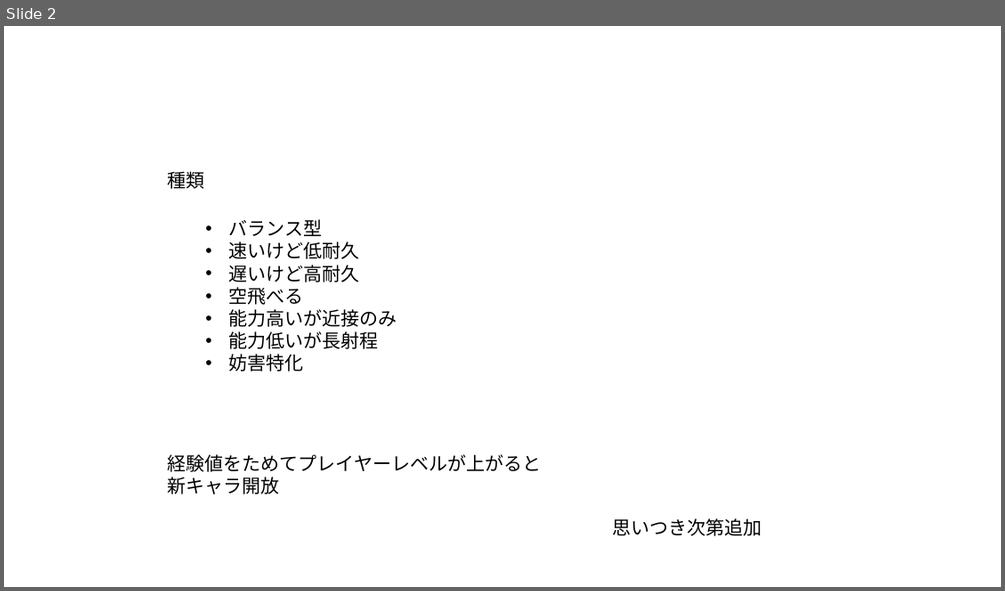
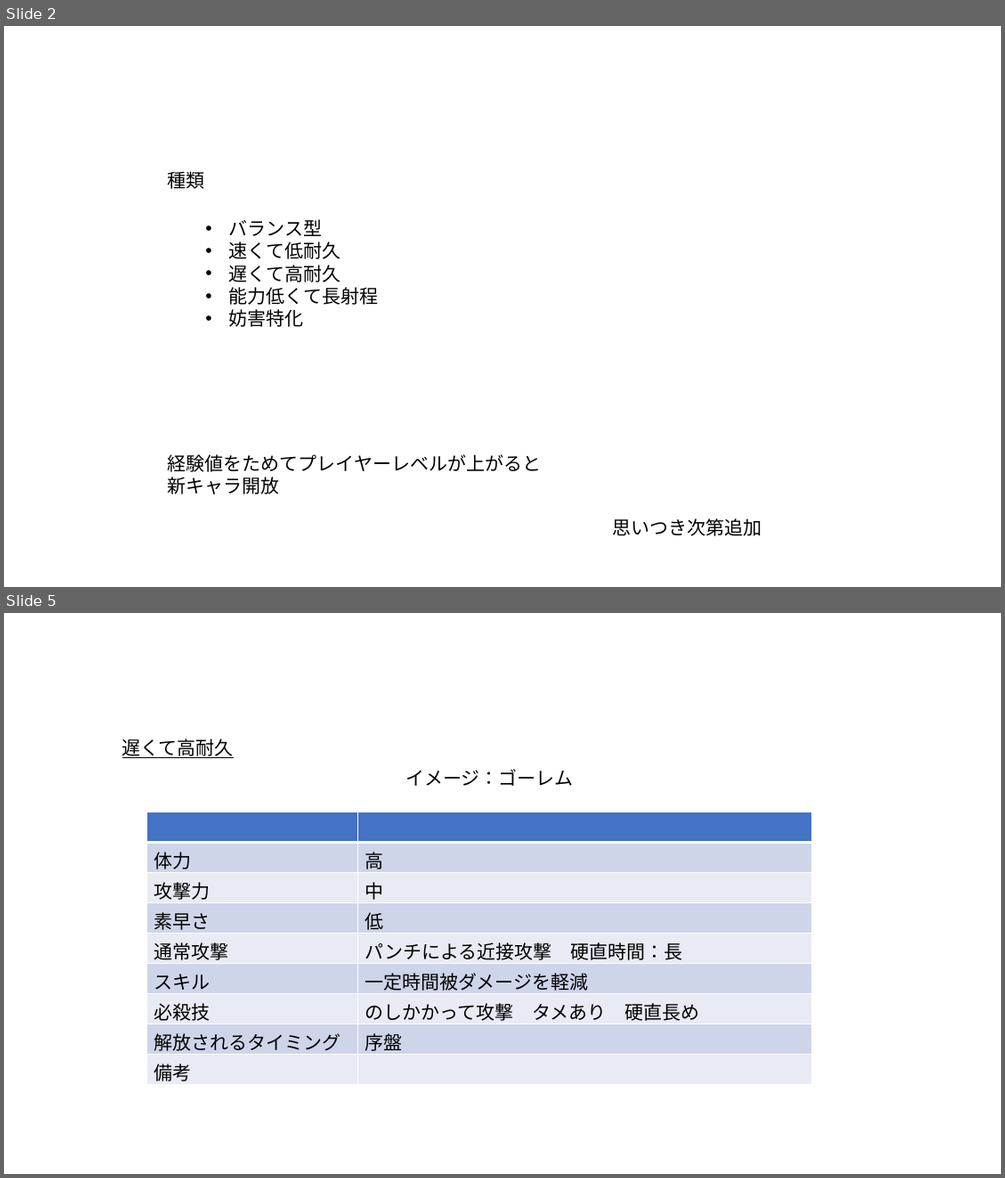
Before and after one commit to soushi1116/Employment, a slide deck: 仕様書/キャラクター.pptx. Shown one above the other, each under a label of ours: slide 2 before the commit, slides 2 and 5 after it; the slides between them are not shown. The pictures are 1005x591 and 1005x1178 pixels, drawn with LibreOffice and Linux fonts; fonts in the diff are those of the drawing. Boxes give left, top, right and bottom in pixels: in the first picture for what was removed or moved away, otherwise in the second. Text is boxed around its words. In the diff, an @@ line names an element or a change of style, - is before the commit and + after.

```diff
--- a/仕様書/キャラクター.pptx
+++ b/仕様書/キャラクター.pptx
@@ slide 5 added at <box>4,613,1001,1174</box>, background #FFFFFF @@
@@ text added at <box>122,738,234,758</box>, 18 pt, text #000000, underline @@
+遅くて高耐久
@@ text added at <box>405,769,573,786</box>, 18 pt, text #000000 @@
+イメージ：ゴーレム
@@ table added at <box>146,811,811,1085</box>, 9 rows, 2 columns @@
+ | 
+体力 | 高
+攻撃力 | 中
+素早さ | 低
+通常攻撃 | パンチによる近接攻撃 硬直時間：長
+スキル | 一定時間被ダメージを軽減
+必殺技 | のしかかって攻撃 タメあり 硬直長め
+解放されるタイミング | 序盤
+備考 | 
@@ slide 2 changed as well @@
@@ text at <box>229,241,378,305</box>: text changed @@
-• 速いけど低耐久
-• 遅いけど高耐久
-• 空飛べる
-• 能力高いが近接のみ
-• 能力低いが長射程
+• 速くて低耐久
+• 遅くて高耐久
+• 能力低くて長射程
```
Also in this commit, not shown: 1 other slide changed, 6 other slides added, 2 other files.
